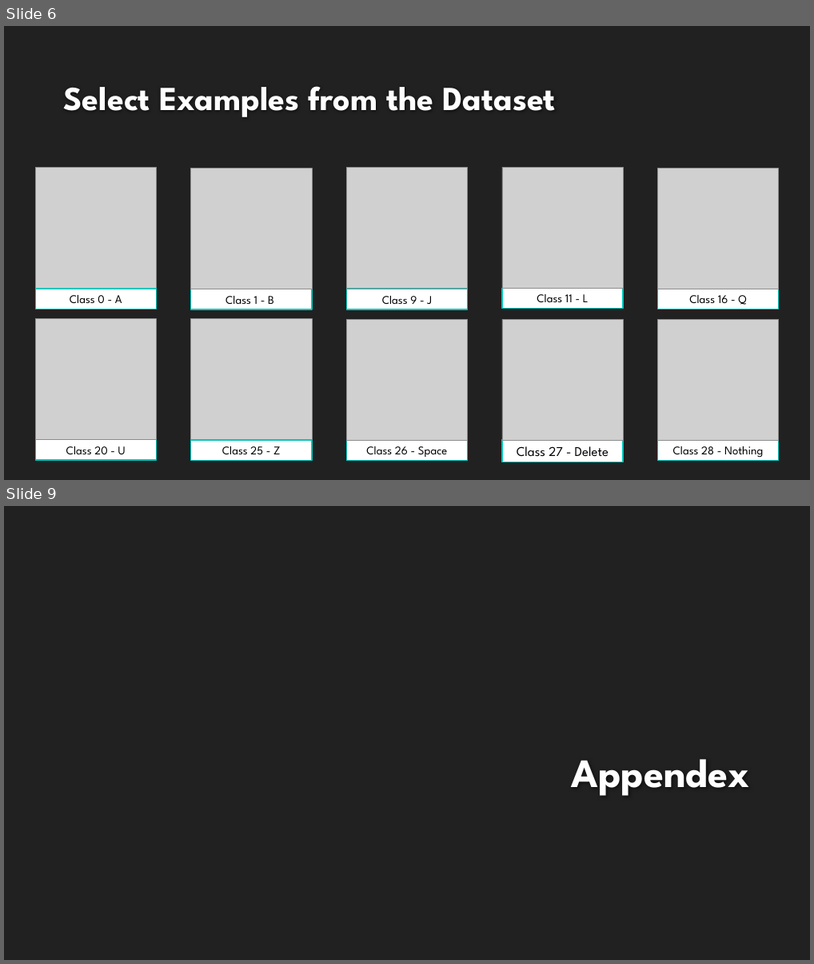
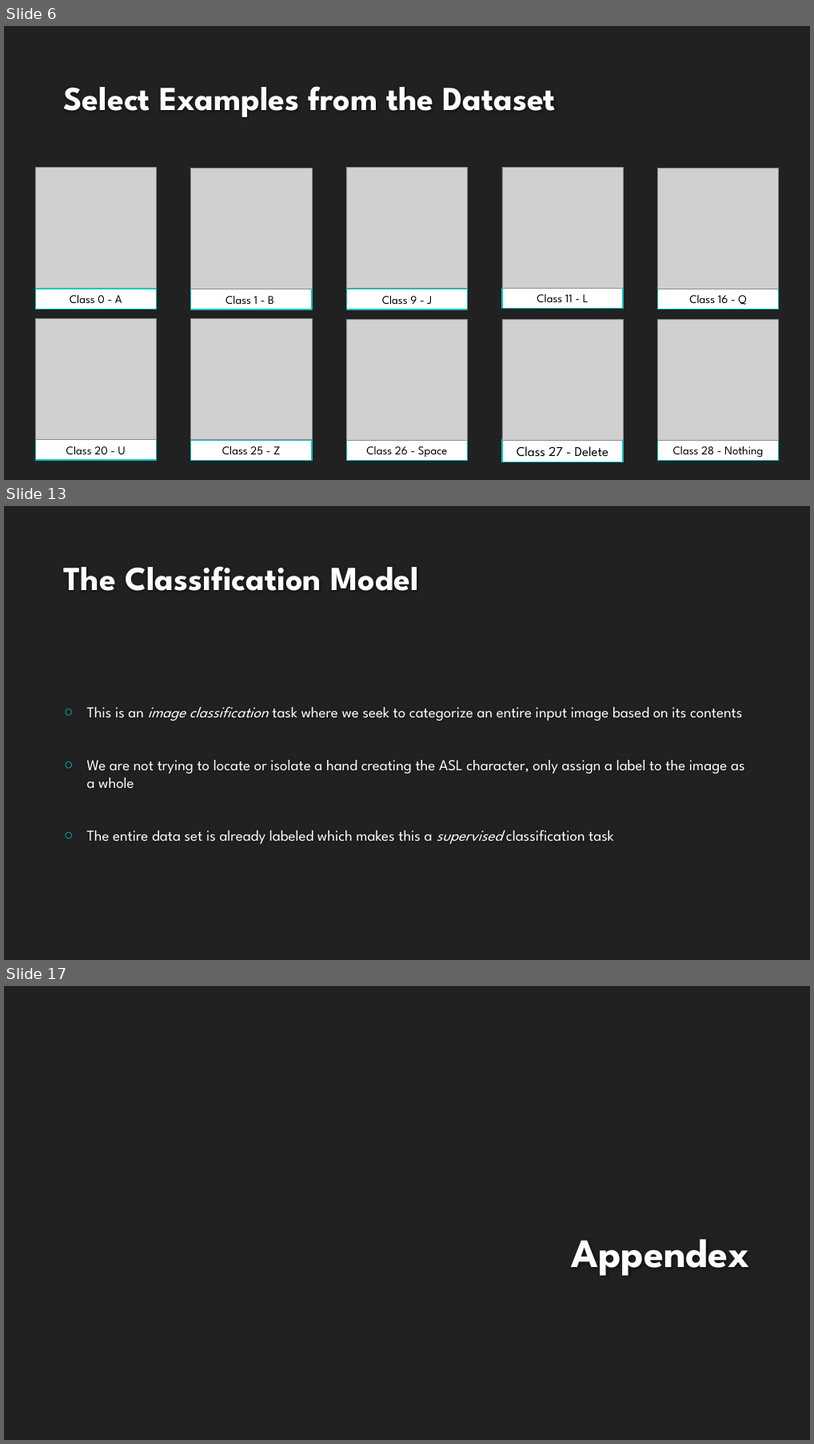
Before and after one commit to landonbuell/Buell-Masters-Project, a slide deck: milestones/BUELL_ENGR6970_Milestone04.pptx. Shown one above the other, each under a label of ours: slides 6 and 9 before the commit, slides 6, 13 and 17 after it; the slides between them are not shown. The pictures are 814x964 and 814x1444 pixels, drawn with LibreOffice and Linux fonts; fonts in the diff are those of the drawing; grey boxes stand for pictures; background and template pictures are left out. Boxes give left, top, right and bottom in pixels: in the first picture for what was removed or moved away, otherwise in the second. Text is boxed around its words. In the diff, an @@ line names an element or a change of style, - is before the commit and + after.

Commit message:
begun section on classification model

```diff
--- a/milestones/BUELL_ENGR6970_Milestone04.pptx
+++ b/milestones/BUELL_ENGR6970_Milestone04.pptx
@@ slide 13 added at (x1=4, y1=506, x2=810, y2=960), background #212121 @@
@@ title added at (x1=64, y1=566, x2=419, y2=591), 40 pt, text #FEFEFE, bold @@
+The Classification Model
@@ text added at (x1=87, y1=707, x2=746, y2=844), 18 pt, text #FFFFFF @@
+○ This is an image classification task where we seek to categorize an entire input image based on its contents
+○ We are not trying to locate or isolate a hand creating the ASL character, only assign a label to the image as a whole
+○ The entire data set is already labeled which makes this a supervised classification task
@@ what was slide 9 is now slide 17 @@
```
Also in this commit, not shown: 4 slides changed, 9 other slides added, 1 slide removed.
